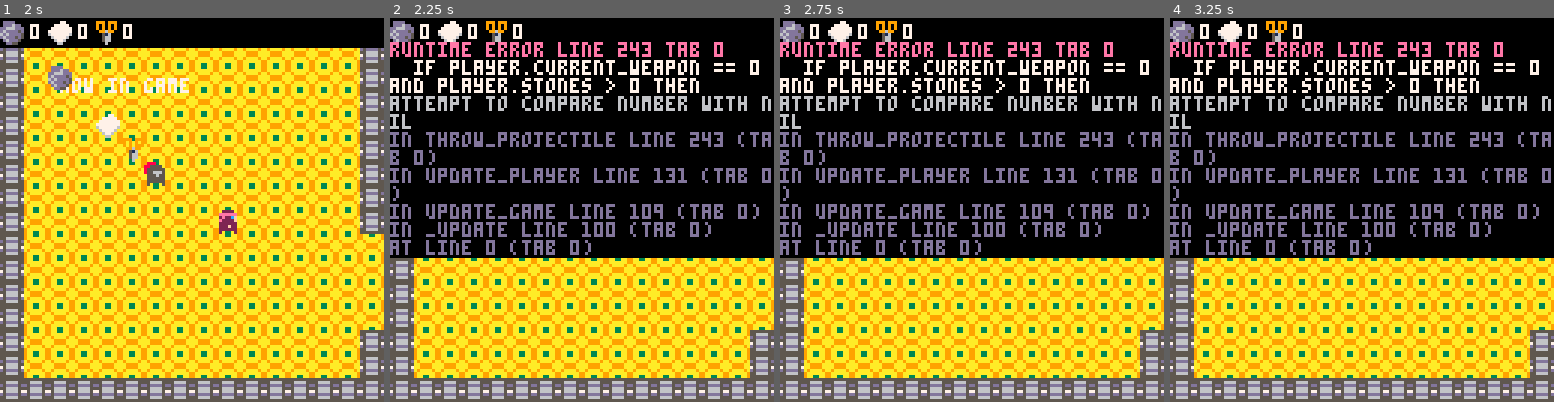
Above: before the commit, frames 1-4 (left to right).
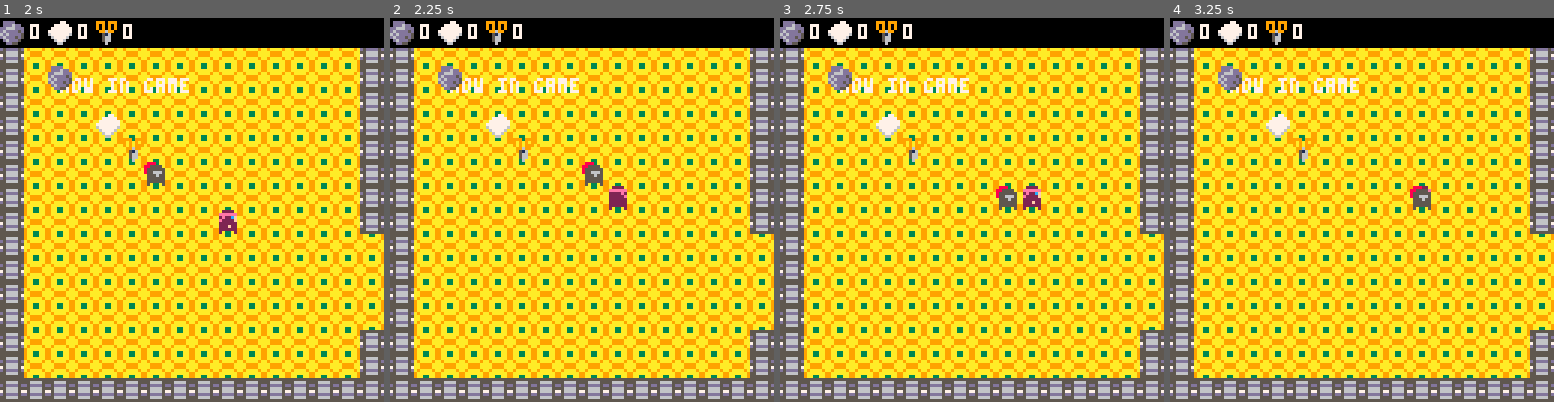
Above: after the commit, the same moments.

Repository: Braxmaster/Gamejam3012
Game: PICO-8 cartridge game.p8
The game is run twice, just before and just after one commit, with the same random seed, the same clock (stepped at 60 frames per second) and the same inputs.
Inputs:
- Up to frame 1 (2 s): tap X (X key) at 0.33, 1.07, 1.85 s; tap O (Z key) at 0.7, 1.7 s; hold Right from 1.6 s (still down)
- Up to frame 2 (2.25 s): release Right at 2.1 s; tap O (Z key) at 2.1 s; hold Up from 2.15 s (still down)
- Up to frame 3 (2.75 s): release Up at 2.42 s; hold Right from 2.47 s (still down); tap O (Z key) at 2.5 s
- Up to frame 4 (3.25 s): tap O (Z key) at 2.9 s; tap X (X key) at 2.97 s; release Right at 3.03 s; hold Left from 3.08 s (still down)

Frame 1 is identical in both runs. In frame 2, 55% of the frame differs, in the area x 0-100%, y 6-63%; in frame 3, 55%; in frame 4, 55%.
Error before the commit: runtime error line 243 tab 0; if player.current_weapon == 0 and player.stones > 0 then; attempt to compare number with nil

Commit message:
Fixed stones > rocks

Diff:
--- a/game.p8
+++ b/game.p8
@@ -243,9 +243,9 @@
 end
 
 function throw_projectile()
-  if player.current_weapon == 0 and player.stones > 0 then
+  if player.current_weapon == 0 and player.rocks > 0 then
     -- throw rock
-    player.stones -= 1
+    player.rocks -= 1
   elseif player.current_weapon == 1 and player.papers > 0 then
     -- throw paper
     player.papers -= 1
